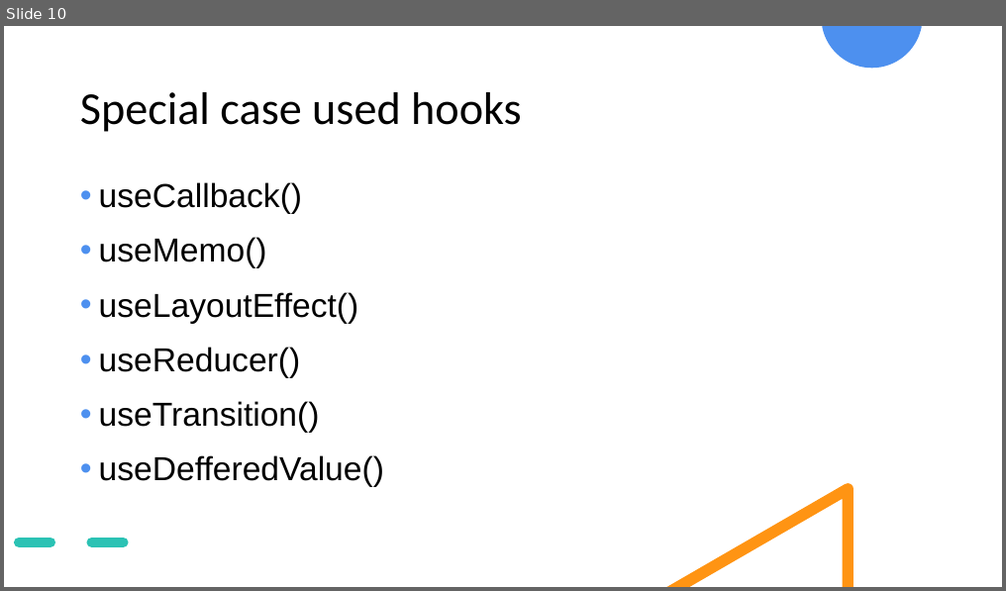
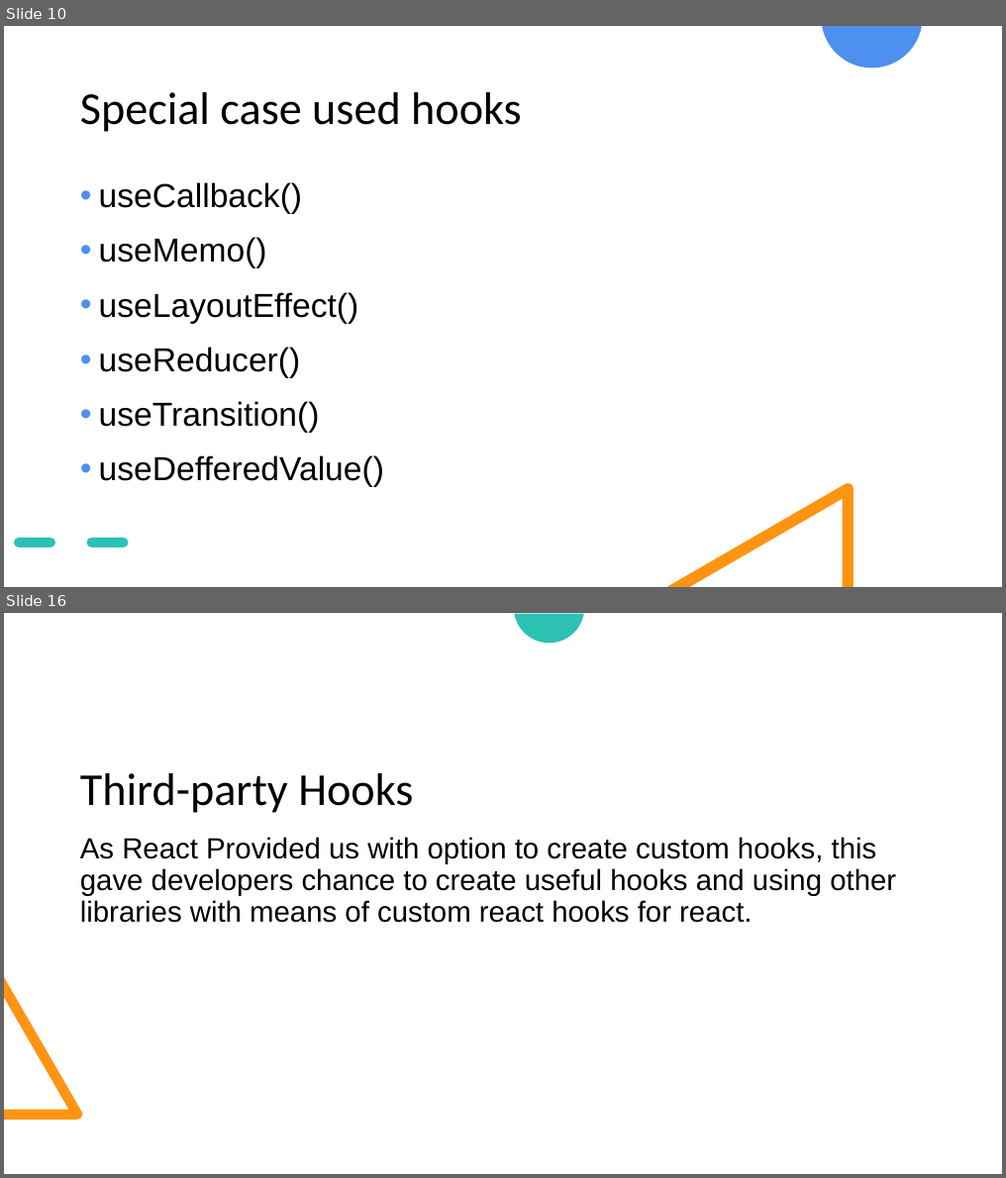
Before and after one commit to ompateldeveloper/learn-react-hooks, a slide deck: React & Hooks.pptx. Shown one above the other, each under a label of ours: slide 10 before the commit, slides 10 and 16 after it; the slides between them are not shown. The pictures are 1006x591 and 1006x1178 pixels, drawn with LibreOffice and Linux fonts; fonts in the diff are those of the drawing. Boxes give left, top, right and bottom in pixels: in the first picture for what was removed or moved away, otherwise in the second. Text is boxed around its words. In the diff, an @@ line names an element or a change of style, - is before the commit and + after.

Commit message:
some hooks added into example

```diff
--- a/React & Hooks.pptx
+++ b/React & Hooks.pptx
@@ slide 16 added at (4, 613, 1002, 1174), background #FFFFFF @@
@@ freeform shape added at (515, 614, 584, 643), fill #2BC2B4 @@
@@ title added at (80, 773, 413, 813), 44 pt, text #000000 @@
+Third-party Hooks
@@ text added at (80, 837, 896, 923), 28 pt, text #000000 @@
+As React Provided us with option to create custom hooks, this gave developers chance to create useful hooks and using other libraries with means of custom react hooks for react.
@@ freeform shape added at (4, 977, 82, 1120), fill #FF9413 @@
```
Also in this commit, not shown: 1 slide changed, 7 other slides added, 5 slides removed, 8 other files.
